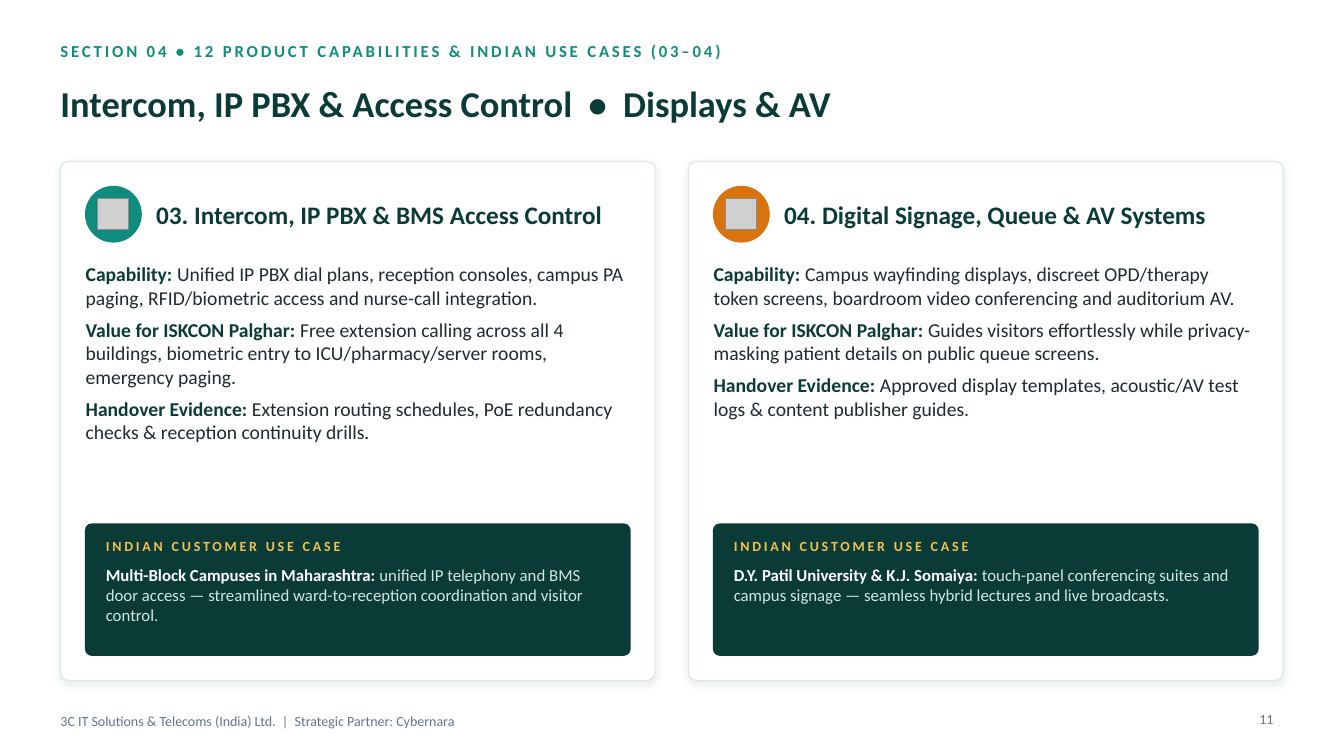
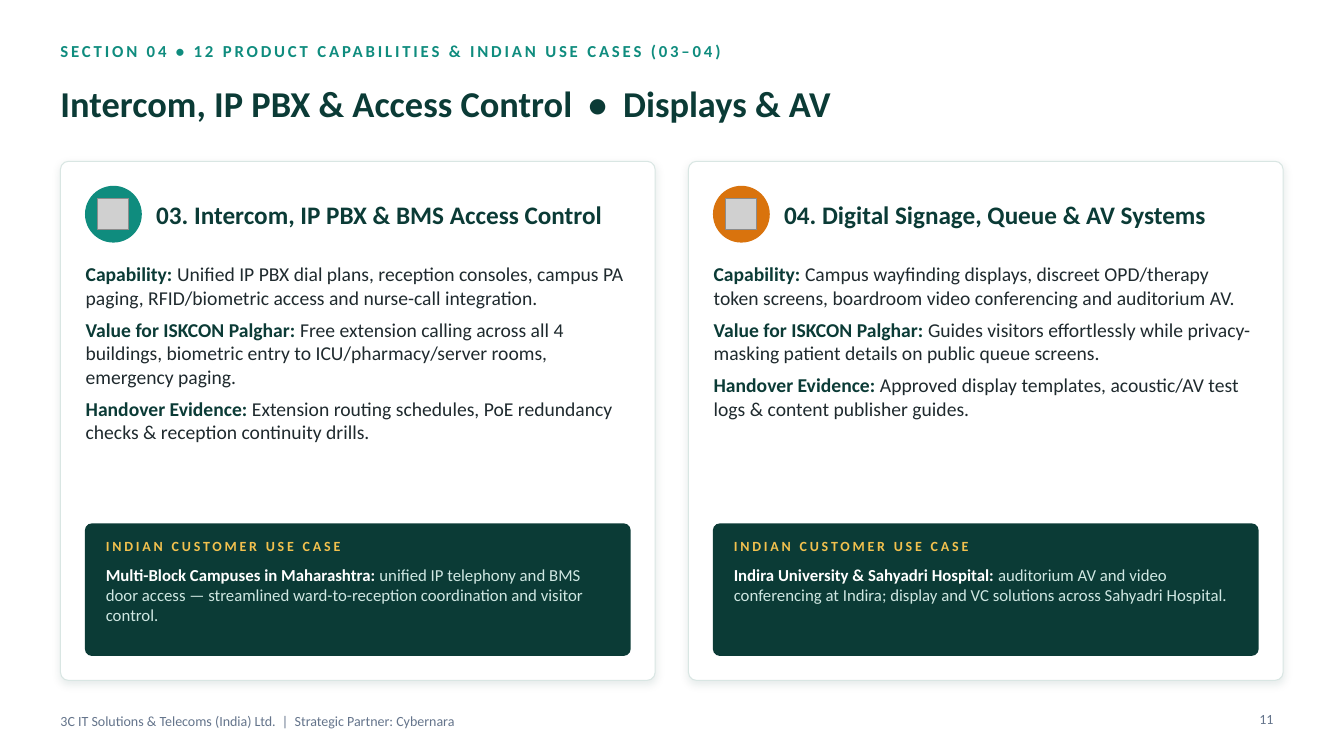
Before and after one commit to anilbhat2000-a11y/bhat, a slide deck: slide 11 of 3C_ITS_ISKCON_Palghar_Proposal.pptx. Drawn at 1344x756 pixels with LibreOffice and Linux fonts; fonts in the diff are those of the drawing; grey boxes stand for pictures; background and template pictures are left out. Boxes give left, top, right and bottom in pixels: in the first picture for what was removed or moved away, otherwise in the second. Text is boxed around its words. In the diff, an @@ line names an element or a change of style, - is before the commit and + after.

```diff
--- a/3C_ITS_ISKCON_Palghar_Proposal.pptx
+++ b/3C_ITS_ISKCON_Palghar_Proposal.pptx
@@ text at [734,569,1227,604]: text changed @@
-D.Y. Patil University & K.J. Somaiya: touch-panel conferencing suites and campus signage — seamless hybrid lectures and live broadcasts.
+Indira University & Sahyadri Hospital: auditorium AV and video conferencing at Indira; display and VC solutions across Sahyadri Hospital.
```
Also in this commit, not shown: 9 other slides changed, 3 slides added.
